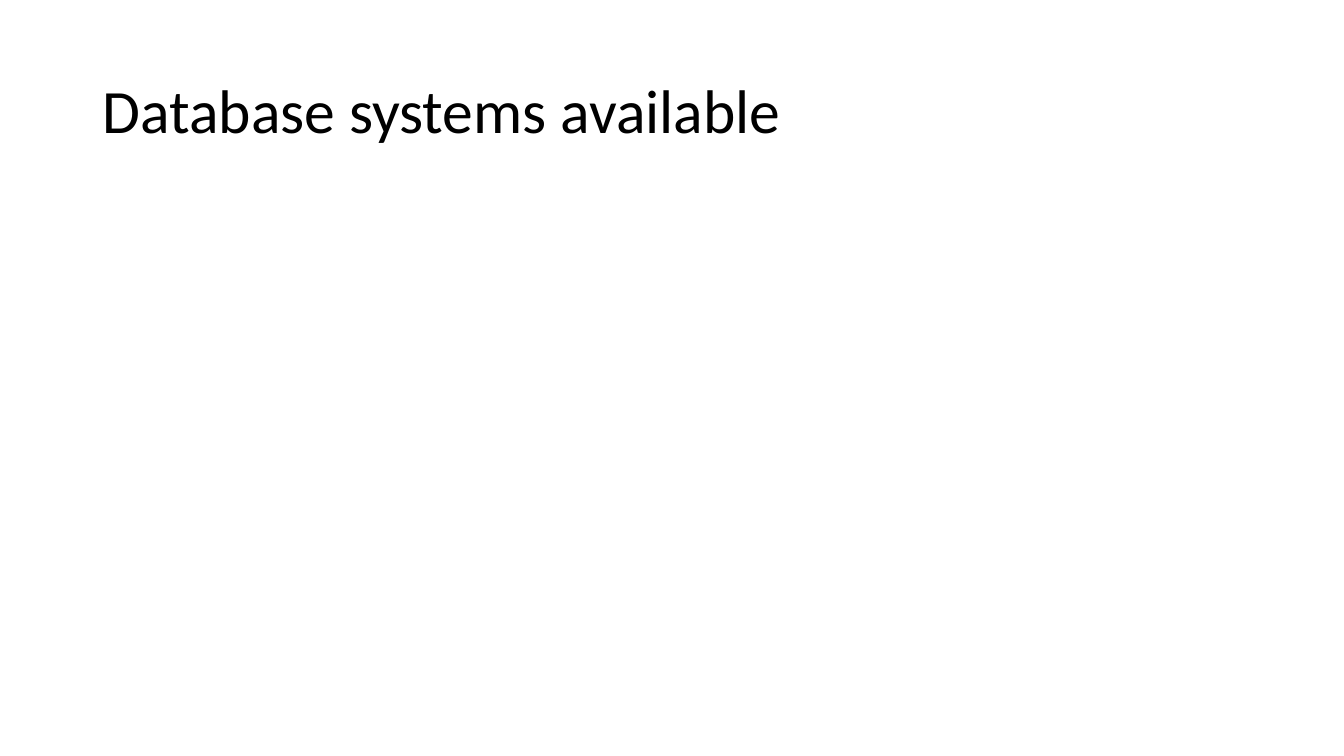
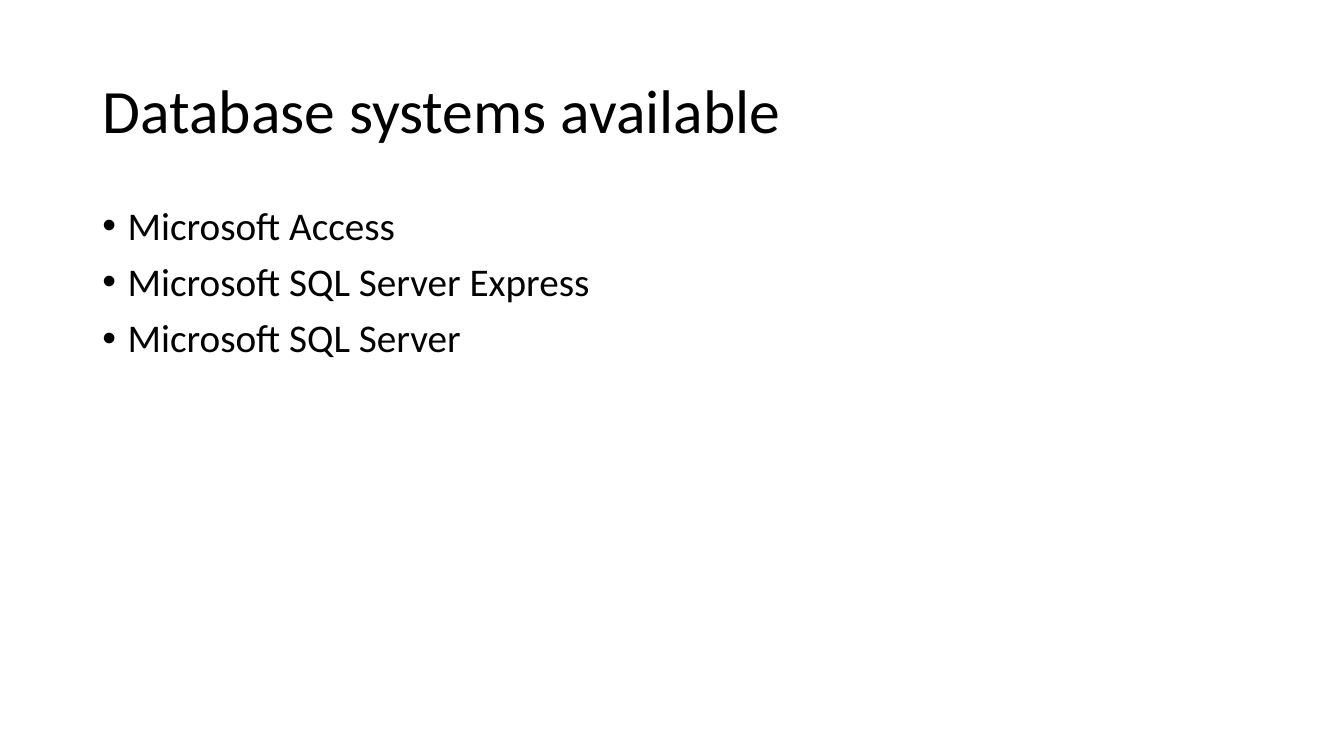
Before and after one commit to bpowley/HealthyHeartsDB, a slide deck: slide 7 of Documents/From Spreadsheets to Databases.pptx. Drawn at 1344x756 pixels with LibreOffice and Linux fonts; fonts in the diff are those of the drawing. Boxes give left, top, right and bottom in pixels: in the first picture for what was removed or moved away, otherwise in the second. Text is boxed around its words. In the diff, an @@ line names an element or a change of style, - is before the commit and + after.

Commit message:
SQL Server Express Slide

```diff
--- a/Documents/From Spreadsheets to Databases.pptx
+++ b/Documents/From Spreadsheets to Databases.pptx
@@ text added at <box>128,213,590,358</box>, 28 pt, text #000000 @@
+• Microsoft Access
+• Microsoft SQL Server Express
+• Microsoft SQL Server
```
Also in this commit, not shown: 2 other slides changed.
